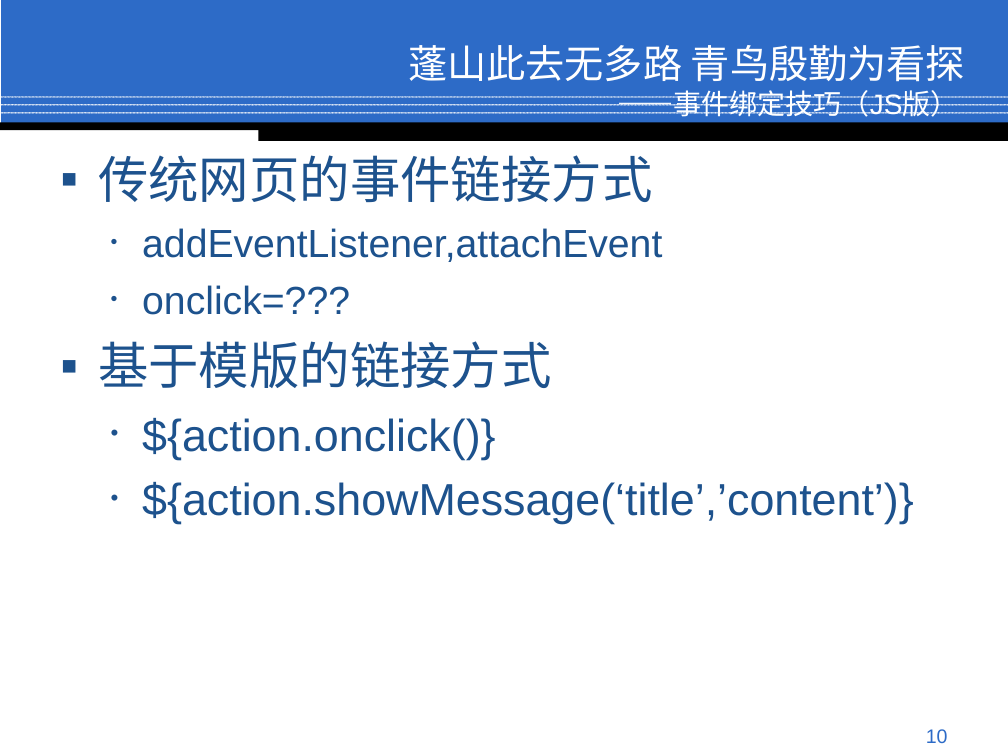
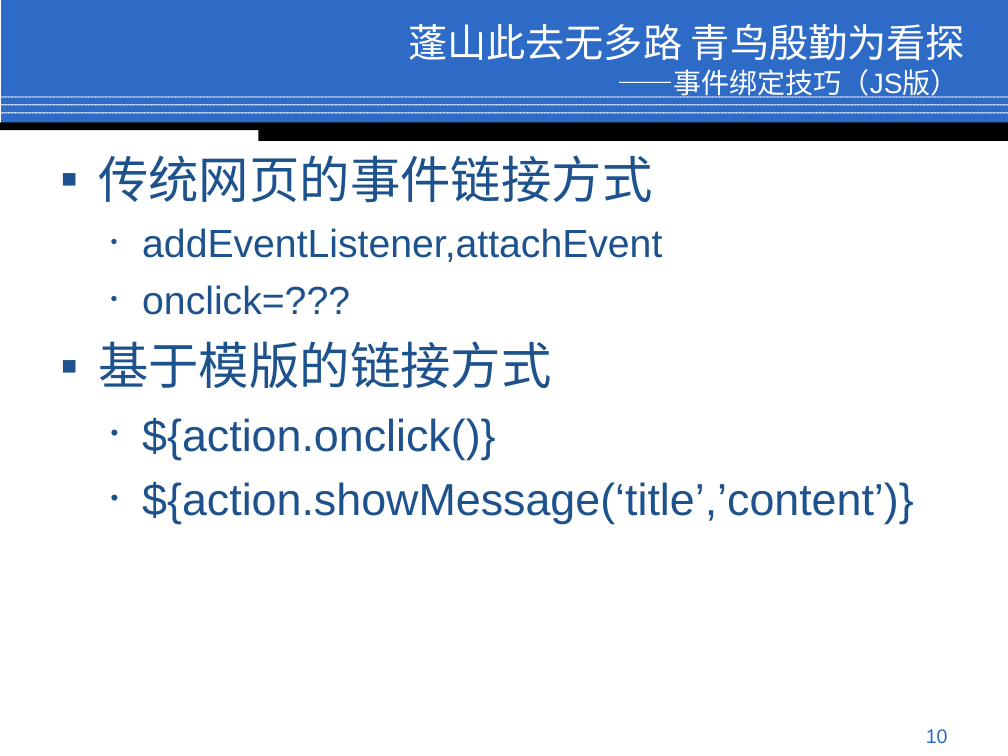
Before and after one commit to jindw/lite, a slide deck: slide 10 of trunk/Lite/web/doc/Preview.ppt. Drawn at 1008x756 pixels with LibreOffice and Linux fonts; fonts in the diff are those of the drawing; background and template pictures are left out. Boxes give left, top, right and bottom in pixels: in the first picture for what was removed or moved away, otherwise in the second. Text is boxed around its words. In the diff, an @@ line names an element or a change of style, - is before the commit and + after.

```diff
--- a/trunk/Lite/web/doc/Preview.ppt
+++ b/trunk/Lite/web/doc/Preview.ppt
@@ title "蓬山此去无多路 青鸟殷勤为看探 ——事件绑定技巧（JS版）": place and size @@
-title "蓬山此去无多路 青鸟殷勤为看探 ——事件绑定技巧（JS版）" at (408,45,965,117)
+title "蓬山此去无多路 青鸟殷勤为看探 ——事件绑定技巧（JS版）" at (408,24,965,98)
```
Also in this commit, not shown: 8 other slides changed.
